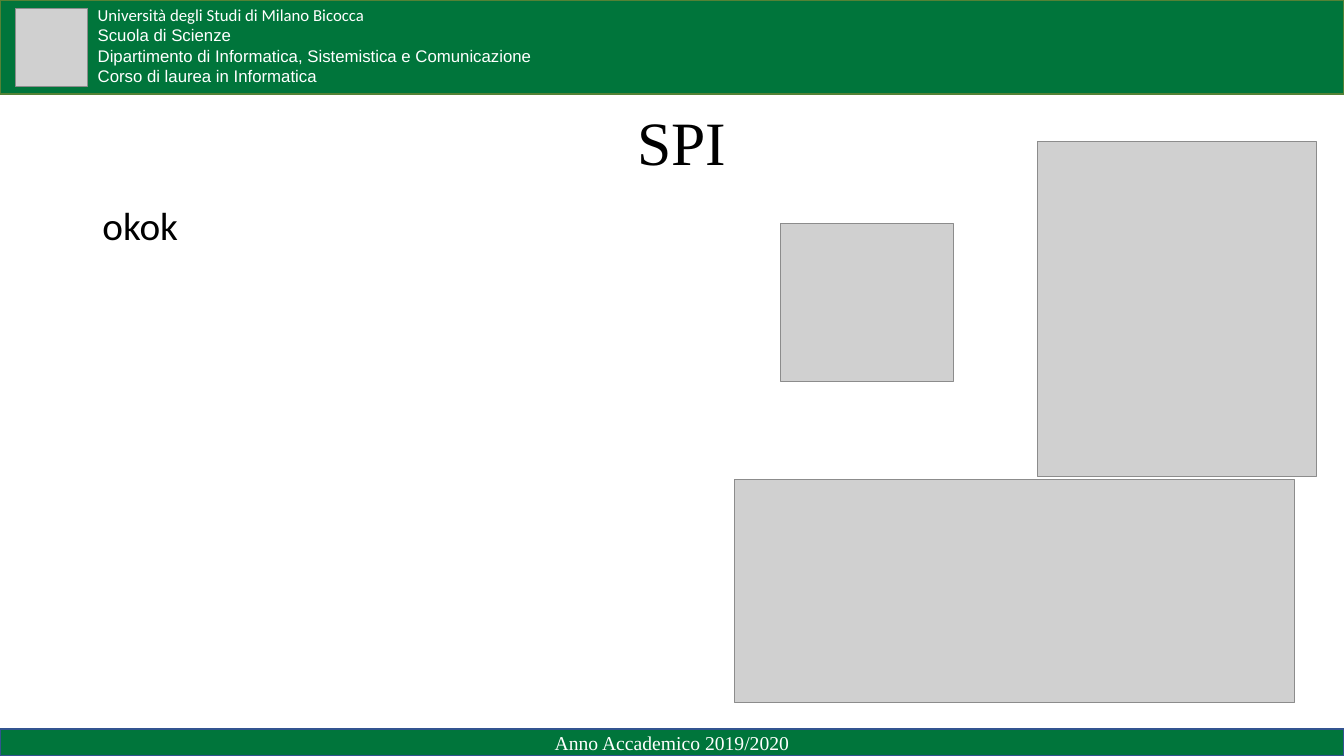
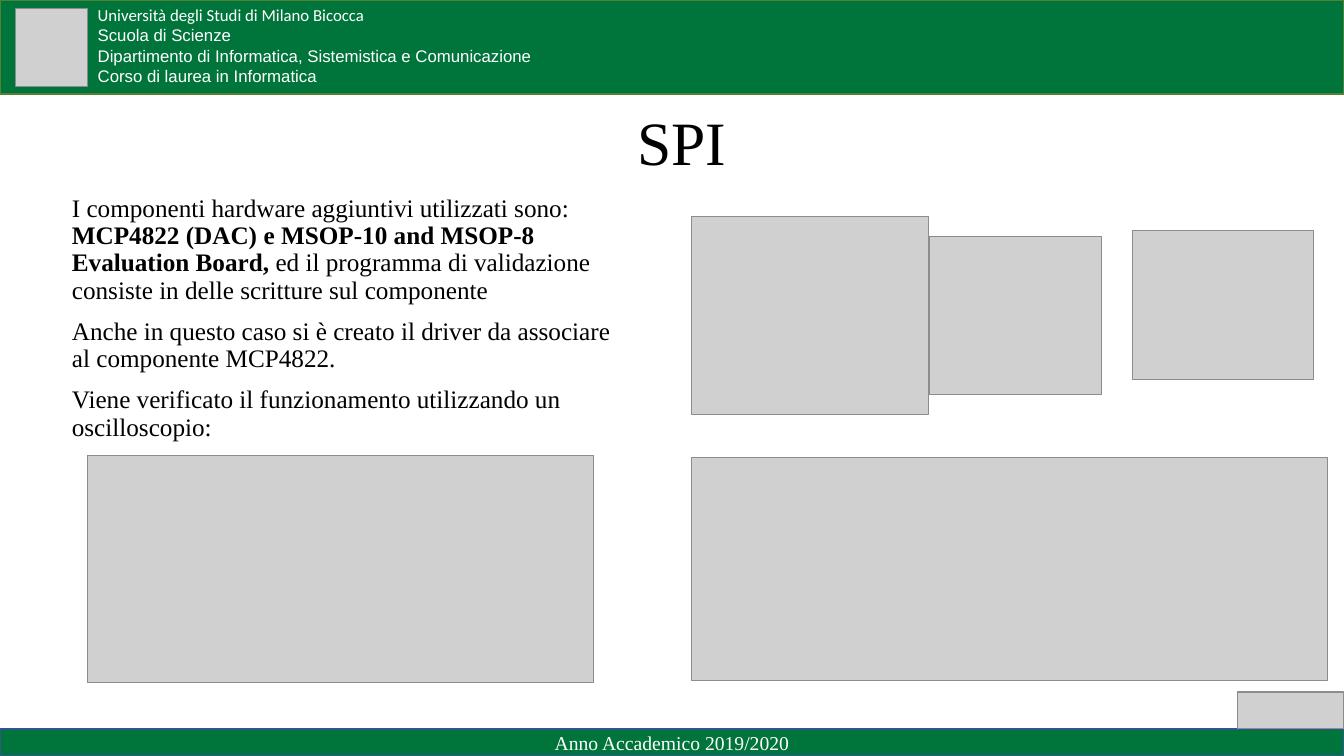
Before and after one commit to Zetlark28/RTEMS-Rpi3B, a slide deck: slide 10 of Presentazione/Presentazione LT.pptx. Drawn at 1344x756 pixels with LibreOffice and Linux fonts; fonts in the diff are those of the drawing; grey boxes stand for pictures. Boxes give left, top, right and bottom in pixels: in the first picture for what was removed or moved away, otherwise in the second. Text is boxed around its words. In the diff, an @@ line names an element or a change of style, - is before the commit and + after.

```diff
--- a/Presentazione/Presentazione LT.pptx
+++ b/Presentazione/Presentazione LT.pptx
@@ picture removed at <box>1037,141,1317,476</box> @@
@@ text at <box>72,199,610,442</box>: text changed; size 28 to 18 pt; font Calibri to Times New Roman @@
-okok
+I componenti hardware aggiuntivi utilizzati sono: MCP4822 (DAC) e MSOP-10 and MSOP-8 Evaluation Board, ed il programma di validazione consiste in delle scritture sul componente
+Anche in questo caso si è creato il driver da associare al componente MCP4822.
+Viene verificato il funzionamento utilizzando un oscilloscopio:
@@ picture added at <box>692,217,930,414</box> @@
@@ picture: place and size @@
-picture at <box>781,224,954,381</box>
+picture at <box>930,237,1102,394</box>
@@ picture added at <box>1132,231,1314,379</box> @@
@@ picture added at <box>88,456,594,682</box> @@
@@ picture: place and size @@
-picture at <box>735,480,1295,703</box>
+picture at <box>692,458,1329,681</box>
@@ picture added at <box>1238,692,1344,729</box> @@
```
Also in this commit, not shown: 11 other slides changed, 1 slide removed, 6 other files.
